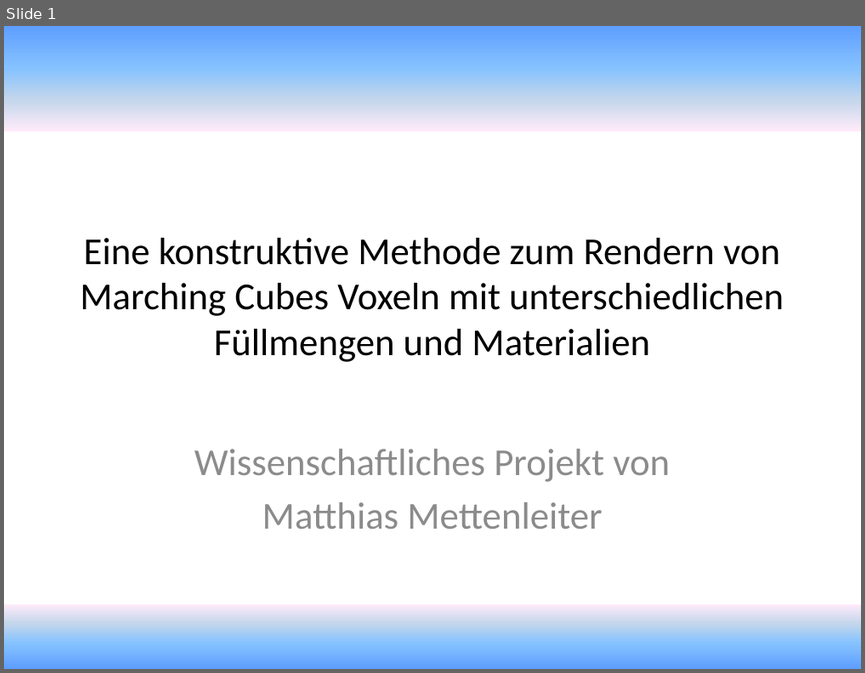
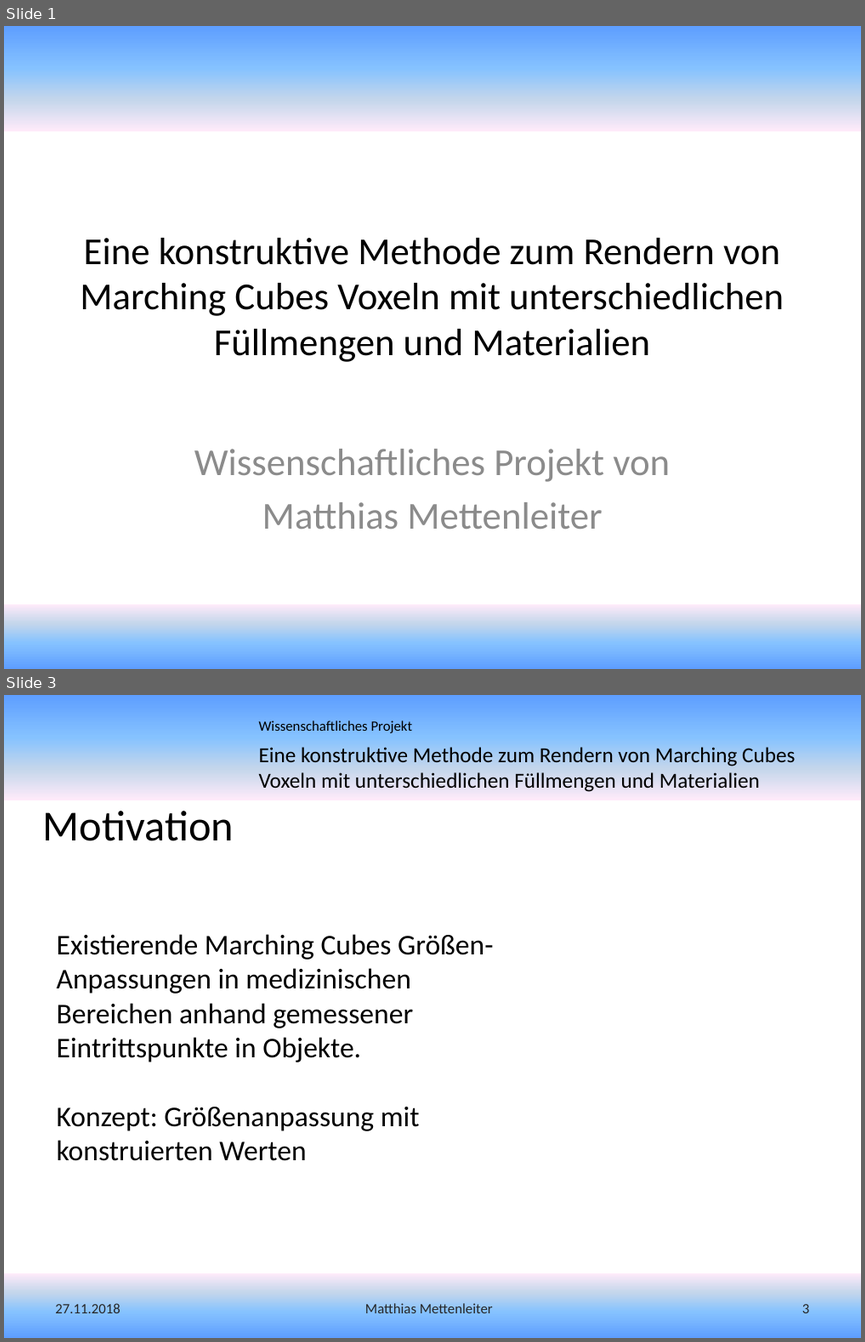
Before and after one commit to MMDaemon/MC_Paper, a slide deck: Vortrag - Eine konstruktive Methode zum Rendern von Marching Cubes Voxeln mit unterschiedlichen Füllmengen und Materialien.pptx. Shown one above the other, each under a label of ours: slide 1 before the commit, slides 1 and 3 after it; the slides between them are not shown. The pictures are 865x673 and 865x1342 pixels, drawn with LibreOffice and Linux fonts; fonts in the diff are those of the drawing; background and template pictures are left out. Boxes give left, top, right and bottom in pixels: in the first picture for what was removed or moved away, otherwise in the second. Text is boxed around its words. In the diff, an @@ line names an element or a change of style, - is before the commit and + after.

```diff
--- a/Vortrag - Eine konstruktive Methode zum Rendern von Marching Cubes Voxeln mit unterschiedlichen Füllmengen und Materialien.pptx
+++ b/Vortrag - Eine konstruktive Methode zum Rendern von Marching Cubes Voxeln mit unterschiedlichen Füllmengen und Materialien.pptx
@@ slide 3 added at <box>4,695,861,1338</box>, background #FFFFFF; not listed: 2 template elements that a slide beside it also shows @@
@@ text added at <box>259,721,794,792</box>, 18 pt, text #000000 @@
+Wissenschaftliches Projekt
+Eine konstruktive Methode zum Rendern von Marching Cubes Voxeln mit unterschiedlichen Füllmengen und Materialien
@@ title added at <box>43,811,234,841</box>, 36 pt, text #000000 @@
+Motivation
@@ text added at <box>57,934,493,1161</box>, 24 pt, text #000000 @@
+Existierende Marching Cubes Größen-Anpassungen in medizinischen Bereichen anhand gemessener Eintrittspunkte in Objekte.
+Konzept: Größenanpassung mit konstruierten Werten
@@ text added at <box>55,1303,120,1313</box>, 12 pt, text #262626 @@
+27.11.2018
@@ text added at <box>365,1303,493,1313</box>, 12 pt, text #262626 @@
+Matthias Mettenleiter
@@ page number added at <box>802,1304,809,1313</box>, 12 pt, text #262626 @@
+3
```
Also in this commit, not shown: 7 slides changed, 7 other slides added, 1 slide removed, 10 other files.
